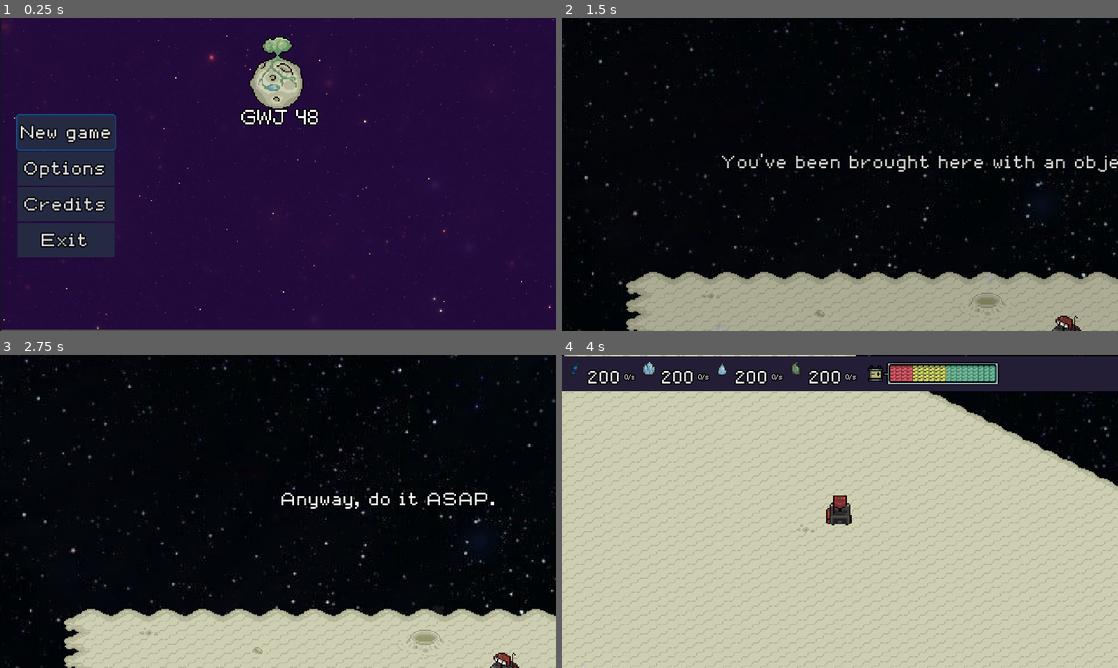
Above: before the commit, frames 1-4 (two rows, left to right).
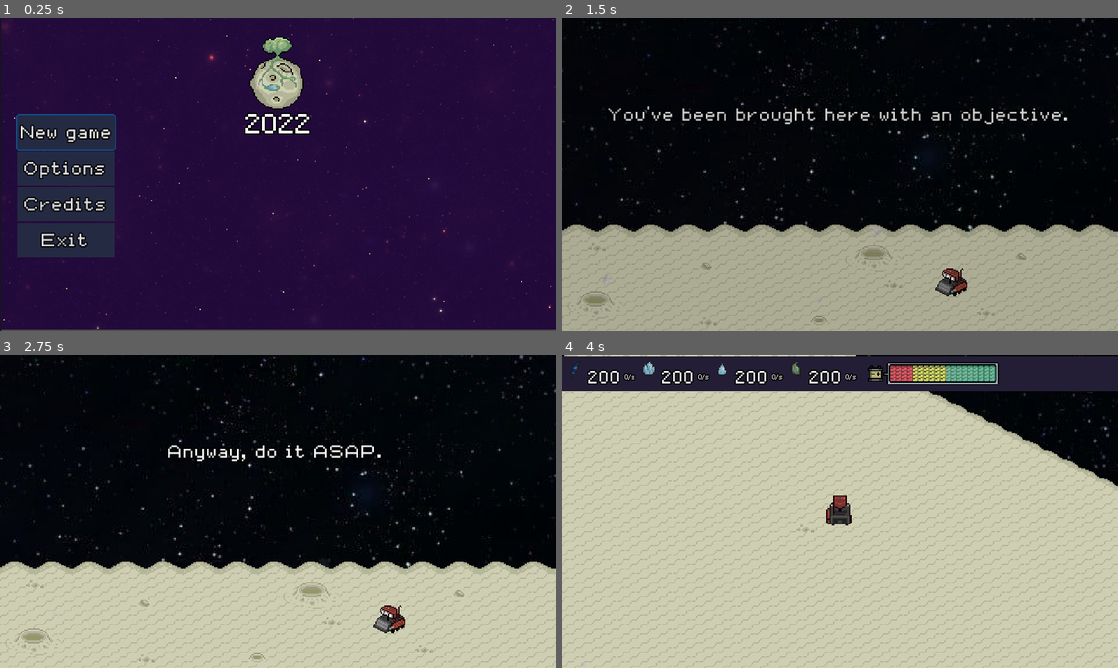
Above: after the commit, the same moments.

Repository: agustinoli/GodotWildJam48
Game: Godot game, scene res://MainMenu/MainMenu.tscn
Two runs of this game, one before a commit and one after it. Both use one fixed random seed, a clock stepped at 60 frames per second and the inputs below. Sound files missing from this copy of the repository are replaced by a short silence.
Inputs (mouse positions are in pixels of both pictures, inside the frame that each line leads up to):
- Up to frame 1 (0.25 s): no input
- Up to frame 2 (1.5 s): click "New game" at 0.5 s; tap Enter at 1.25 s; move the mouse to (962, 158) at 1.27 s; hold D (Right) from 1.28 s (still down); tap 4 (BuildFoodMachine) at 1.35 s
- Up to frame 3 (2.75 s): tap P (Jump) at 1.52, 2.27 s; click (400, 495) at 2 s; move the mouse to (166, 527) at 2.02 s; release D (Right) at 2.03 s; hold S (Down) from 2.03 s (still down); tap 2 (BuildMineralMachine) at 2.1 s
- Up to frame 4 (4 s): click (728, 527) at 2.75 s; move the mouse to (895, 442) at 2.77 s; release S (Down) at 2.78 s; hold D (Right) 2.78-3.53 s; tap 1 (BuildPowerMachine) at 2.85 s; move the mouse to (812, 574) at 3.52 s; hold W (Up) from 3.53 s (still down); tap 3 (BuildWaterMachine) at 3.6 s; tap P (Jump) at 3.77 s

The runs differ from the first frame. In frame 1, 0.8% of the frame differs, in the area x 43-58%, y 28-38%; in frame 2, 22%; in frame 3, 26%, in the area x 0-100%, y 0-100%; in frame 4, nothing differs.

Commit message:
changed music volume on code

Diff:
--- a/Credits/Credits.tscn
+++ b/Credits/Credits.tscn
@@ -153,10 +153,10 @@
 margin_bottom = 275.0
 
 [node name="Label" type="Label" parent="."]
-margin_left = 28.0
-margin_top = 6.0
-margin_right = 436.0
-margin_bottom = 267.0
+margin_left = 35.6436
+margin_top = 4.0
+margin_right = 443.644
+margin_bottom = 265.0
 theme = ExtResource( 1 )
 custom_fonts/font = SubResource( 8 )
 text = "Made by:
--- a/Intro/Tutorial.tscn
+++ b/Intro/Tutorial.tscn
@@ -70,5 +70,5 @@
 texture = ExtResource( 2 )
 
 [node name="Camera2D" type="Camera2D" parent="."]
-position = Vector2( 144, 95 )
+position = Vector2( 242, 136 )
 current = true
--- a/MainMenu/MainMenu.tscn
+++ b/MainMenu/MainMenu.tscn
@@ -1,9 +1,8 @@
-[gd_scene load_steps=8 format=2]
+[gd_scene load_steps=9 format=2]
 
 [ext_resource path="res://addons/GameTemplate/GUI/Buttons/DefaultButton.tscn" type="PackedScene" id=1]
 [ext_resource path="res://Assets/Images/Logo/LogoSprite.png" type="Texture" id=2]
 [ext_resource path="res://MainMenu/MainMenu.gd" type="Script" id=3]
-[ext_resource path="res://addons/GameTemplate/Assets/Fonts/pixellocale_16.tres" type="DynamicFont" id=4]
 
 [sub_resource type="StyleBoxFlat" id=1]
 bg_color = Color( 0.0941176, 0.0784314, 0.145098, 1 )
@@ -116,6 +115,15 @@
 shader_param/iResolution = Vector2( 192, 192 )
 shader_param/iMouse = Vector2( 0, 0 )
 
+[sub_resource type="DynamicFontData" id=7]
+font_path = "res://addons/GameTemplate/Assets/Fonts/pixellocale-v-1-4.ttf"
+
+[sub_resource type="DynamicFont" id=8]
+size = 22
+outline_size = 1
+outline_color = Color( 0, 0, 0, 1 )
+font_data = SubResource( 7 )
+
 [node name="MainMenu" type="CanvasLayer"]
 layer = 0
 script = ExtResource( 3 )
@@ -183,47 +191,48 @@
 size_flags_vertical = 3
 
 [node name="ButtonContainer" type="VBoxContainer" parent="BG/MarginContainer/VBoxMain/HBoxContainer"]
-margin_right = 58.0
+margin_right = 86.0
 margin_bottom = 170.0
 size_flags_vertical = 3
 custom_constants/separation = 1
 
 [node name="NewGame" parent="BG/MarginContainer/VBoxMain/HBoxContainer/ButtonContainer" groups=["MainMenu"] instance=ExtResource( 1 )]
-margin_right = 58.0
+margin_right = 86.0
+margin_bottom = 31.0
 text = "New Game"
 
 [node name="Options" parent="BG/MarginContainer/VBoxMain/HBoxContainer/ButtonContainer" instance=ExtResource( 1 )]
-margin_top = 20.0
-margin_right = 58.0
-margin_bottom = 39.0
+margin_top = 32.0
+margin_right = 86.0
+margin_bottom = 63.0
 text = "Options"
 
 [node name="Credits" parent="BG/MarginContainer/VBoxMain/HBoxContainer/ButtonContainer" instance=ExtResource( 1 )]
-margin_top = 40.0
-margin_right = 58.0
-margin_bottom = 59.0
+margin_top = 64.0
+margin_right = 86.0
+margin_bottom = 95.0
 text = "Credits"
 
 [node name="Exit" parent="BG/MarginContainer/VBoxMain/HBoxContainer/ButtonContainer" instance=ExtResource( 1 )]
-margin_top = 60.0
-margin_right = 58.0
-margin_bottom = 79.0
+margin_top = 96.0
+margin_right = 86.0
+margin_bottom = 127.0
 text = "Exit"
 
 [node name="RightMargin" type="Control" parent="BG/MarginContainer/VBoxMain/HBoxContainer"]
-margin_left = 62.0
+margin_left = 90.0
 margin_right = 448.0
 margin_bottom = 170.0
 size_flags_horizontal = 3
 size_flags_vertical = 3
 
 [node name="Label" type="Label" parent="."]
-margin_left = 205.0
-margin_top = 66.0
-margin_right = 278.0
-margin_bottom = 100.0
-custom_fonts/font = ExtResource( 4 )
-text = "GWJ 48"
+margin_left = 204.0
+margin_top = 63.0
+margin_right = 277.0
+margin_bottom = 111.0
+custom_fonts/font = SubResource( 8 )
+text = "2022"
 align = 1
 valign = 2
 
--- a/Outro/LoseScene.tscn
+++ b/Outro/LoseScene.tscn
@@ -68,3 +68,7 @@
 [node name="Sprite" type="Sprite" parent="."]
 position = Vector2( 339, 227 )
 texture = ExtResource( 3 )
+
+[node name="Camera2D" type="Camera2D" parent="."]
+position = Vector2( 240, 133 )
+current = true
--- a/Outro/WinScene.tscn
+++ b/Outro/WinScene.tscn
@@ -111,3 +111,7 @@
 position = Vector2( 306, 235 )
 texture = ExtResource( 9 )
 offset = Vector2( 16, 6 )
+
+[node name="Camera2D" type="Camera2D" parent="."]
+position = Vector2( 240, 135 )
+current = true
